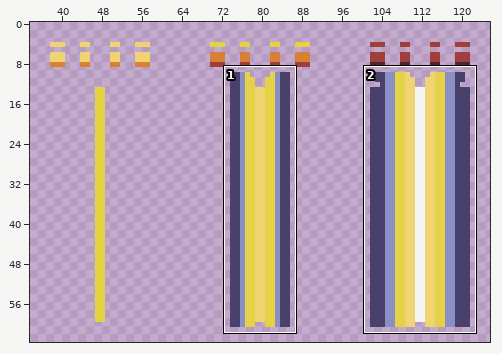
One commit to this sprite sheet: Assets/Spawner/DummyBeam.png. Above, an overview of the earlier version with the close-up marked.
Close-up. The starting point:
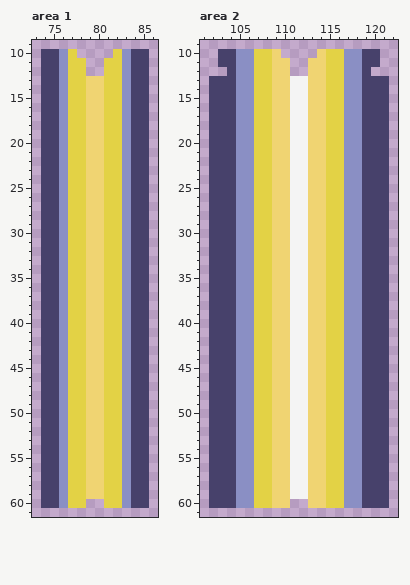
The file is 128x64 pixels. Colours within 5 levels of each other are drawn and written as one. Shown: area 1: x 73..86, y 9..61; area 2: x 101..122, y 9..61. The wide view leaves out empty margins. The commit also changed other parts of the picture, which this record leaves out.
The same view after the edit:
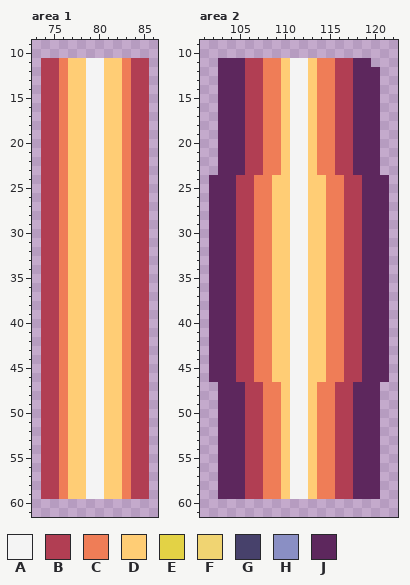
Palette (. is transparent): A #f4f4f4  B #b13e53  C #ef7d57  D #ffcd75  E #e3d245  F #f0d472  G #47416b  H #8a8fc4  J #5d275d
What changed:
Changed rows in their new state; - is an unchanged pixel.
Area 1:
first column x 74:
10 ....----....
11 BBCDDAADDCBB
12 BBCDDAADDCBB
13 BBCDDAADDCBB
14 BBCDDAADDCBB
15 BBCDDAADDCBB
16 BBCDDAADDCBB
17 BBCDDAADDCBB
18 BBCDDAADDCBB
19 BBCDDAADDCBB
20 BBCDDAADDCBB
21 BBCDDAADDCBB
22 BBCDDAADDCBB
23 BBCDDAADDCBB
24 BBCDDAADDCBB
25 BBCDDAADDCBB
26 BBCDDAADDCBB
27 BBCDDAADDCBB
28 BBCDDAADDCBB
29 BBCDDAADDCBB
30 BBCDDAADDCBB
31 BBCDDAADDCBB
32 BBCDDAADDCBB
33 BBCDDAADDCBB
34 BBCDDAADDCBB
35 BBCDDAADDCBB
36 BBCDDAADDCBB
37 BBCDDAADDCBB
38 BBCDDAADDCBB
39 BBCDDAADDCBB
40 BBCDDAADDCBB
41 BBCDDAADDCBB
42 BBCDDAADDCBB
43 BBCDDAADDCBB
44 BBCDDAADDCBB
45 BBCDDAADDCBB
46 BBCDDAADDCBB
47 BBCDDAADDCBB
48 BBCDDAADDCBB
49 BBCDDAADDCBB
50 BBCDDAADDCBB
51 BBCDDAADDCBB
52 BBCDDAADDCBB
53 BBCDDAADDCBB
54 BBCDDAADDCBB
55 BBCDDAADDCBB
56 BBCDDAADDCBB
57 BBCDDAADDCBB
58 BBCDDAADDCBB
59 BBCDDAADDCBB
60 .....--.....
Area 2:
first column x 102:
10 -.......----.......-
11 -JJJBBCCDAADCCBBJJ.-
12 -JJJBBCCDAADCCBBJJJ-
13 .JJJBBCCD--DCCBBJJJ.
14 .JJJBBCCD--DCCBBJJJ.
15 .JJJBBCCD--DCCBBJJJ.
16 .JJJBBCCD--DCCBBJJJ.
17 .JJJBBCCD--DCCBBJJJ.
18 .JJJBBCCD--DCCBBJJJ.
19 .JJJBBCCD--DCCBBJJJ.
20 .JJJBBCCD--DCCBBJJJ.
21 .JJJBBCCD--DCCBBJJJ.
22 .JJJBBCCD--DCCBBJJJ.
23 .JJJBBCCD--DCCBBJJJ.
24 JJJBBCCDD--DDCCBBJJJ
25 JJJBBCCDD--DDCCBBJJJ
26 JJJBBCCDD--DDCCBBJJJ
27 JJJBBCCDD--DDCCBBJJJ
28 JJJBBCCDD--DDCCBBJJJ
29 JJJBBCCDD--DDCCBBJJJ
30 JJJBBCCDD--DDCCBBJJJ
31 JJJBBCCDD--DDCCBBJJJ
32 JJJBBCCDD--DDCCBBJJJ
33 JJJBBCCDD--DDCCBBJJJ
34 JJJBBCCDD--DDCCBBJJJ
35 JJJBBCCDD--DDCCBBJJJ
36 JJJBBCCDD--DDCCBBJJJ
37 JJJBBCCDD--DDCCBBJJJ
38 JJJBBCCDD--DDCCBBJJJ
39 JJJBBCCDD--DDCCBBJJJ
40 JJJBBCCDD--DDCCBBJJJ
41 JJJBBCCDD--DDCCBBJJJ
42 JJJBBCCDD--DDCCBBJJJ
43 JJJBBCCDD--DDCCBBJJJ
44 JJJBBCCDD--DDCCBBJJJ
45 JJJBBCCDD--DDCCBBJJJ
46 JJJBBCCDD--DDCCBBJJJ
47 .JJJBBCCD--DCCBBJJJ.
48 .JJJBBCCD--DCCBBJJJ.
49 .JJJBBCCD--DCCBBJJJ.
50 .JJJBBCCD--DCCBBJJJ.
51 .JJJBBCCD--DCCBBJJJ.
52 .JJJBBCCD--DCCBBJJJ.
53 .JJJBBCCD--DCCBBJJJ.
54 .JJJBBCCD--DCCBBJJJ.
55 .JJJBBCCD--DCCBBJJJ.
56 .JJJBBCCD--DCCBBJJJ.
57 .JJJBBCCD--DCCBBJJJ.
58 .JJJBBCCD--DCCBBJJJ.
59 .JJJBBCCD--DCCBBJJJ.
60 .........--.........
Where, in picture pixels (left, top, right, bottom), the same in both close-ups:
changed: (41, 49, 149, 508)
changed: (209, 49, 389, 508)
